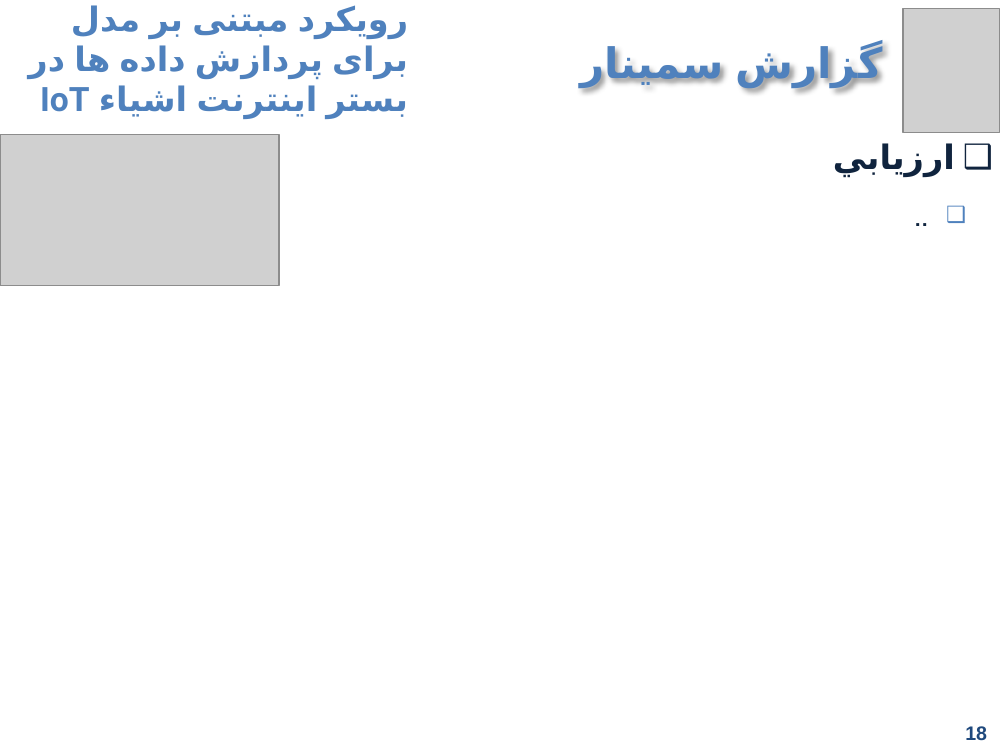
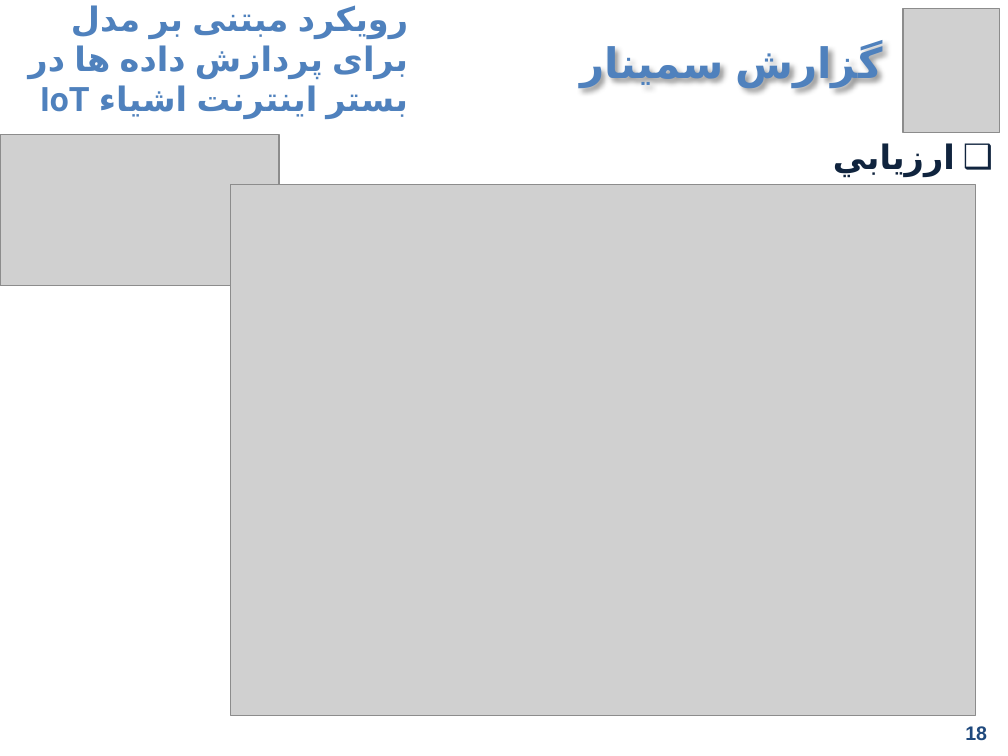
Before and after one commit to majidlotfi/Seminar, a slide deck: slide 18 of PowerPoint.pptx. Drawn at 1008x756 pixels with LibreOffice and Linux fonts; fonts in the diff are those of the drawing; grey boxes stand for pictures; background and template pictures are left out. Boxes give left, top, right and bottom in pixels: in the first picture for what was removed or moved away, otherwise in the second. Text is boxed around its words. In the diff, an @@ line names an element or a change of style, - is before the commit and + after.

```diff
--- a/PowerPoint.pptx
+++ b/PowerPoint.pptx
@@ text removed at box(84, 194, 983, 723) @@
-❑ ..
@@ picture added at box(231, 184, 976, 716) @@
```
Also in this commit, not shown: 2 other slides changed, 1 slide added, 1 other file.
